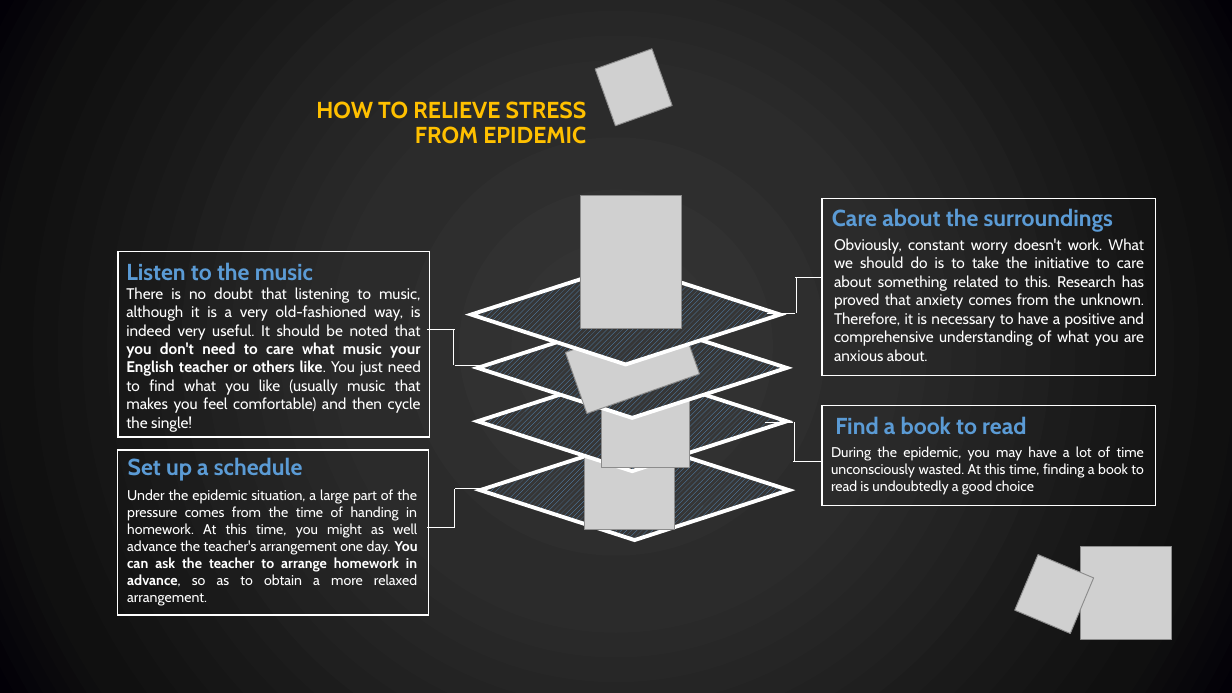
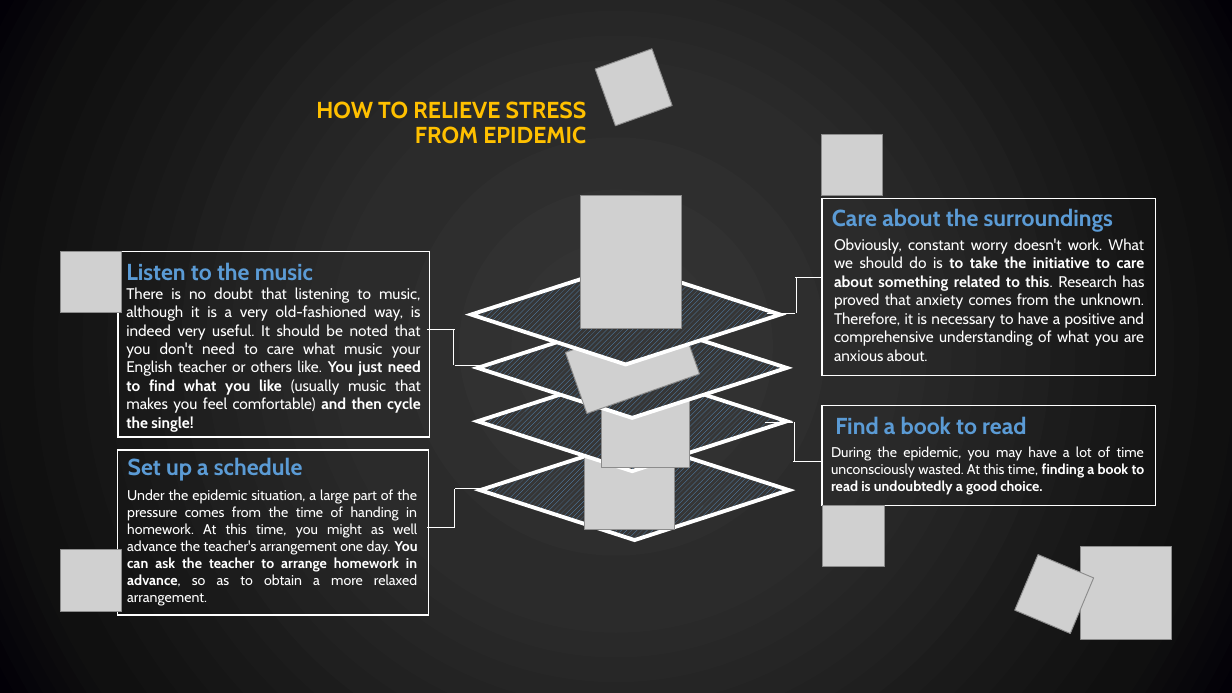
Before and after one commit to zjm54321/online-courses, a slide deck: slide 1 of 04.18/stress/reduce stress.pptx. Drawn at 1232x693 pixels with LibreOffice and Linux fonts; fonts in the diff are those of the drawing; grey boxes stand for pictures; background and template pictures are left out. Boxes give left, top, right and bottom in pixels: in the first picture for what was removed or moved away, otherwise in the second. Text is boxed around its words. In the diff, an @@ line names an element or a change of style, - is before the commit and + after.

```diff
--- a/04.18/stress/reduce stress.pptx
+++ b/04.18/stress/reduce stress.pptx
@@ picture added at [822, 134, 884, 196] @@
@@ text "Obviously, constant worry doesn't work. ..." at [834, 238, 1145, 361]: bold on in "to take the initiative to care about ..." @@
@@ picture added at [60, 251, 122, 313] @@
@@ text "There is no doubt that ..." at [126, 287, 421, 432]: bold off in "you don't need to care what music ..."; bold on in "You just need to find what you ..." @@
@@ text at [831, 446, 1145, 494]: text changed @@
-During the epidemic, you may have a lot of time unconsciously wasted. At this time, finding a book to read is undoubtedly a good choice
+During the epidemic, you may have a lot of time unconsciously wasted. At this time, finding a book to read is undoubtedly a good choice.
@@ picture added at [823, 506, 885, 567] @@
@@ picture added at [60, 550, 122, 612] @@
```
Also in this commit, not shown: 2 other files.
